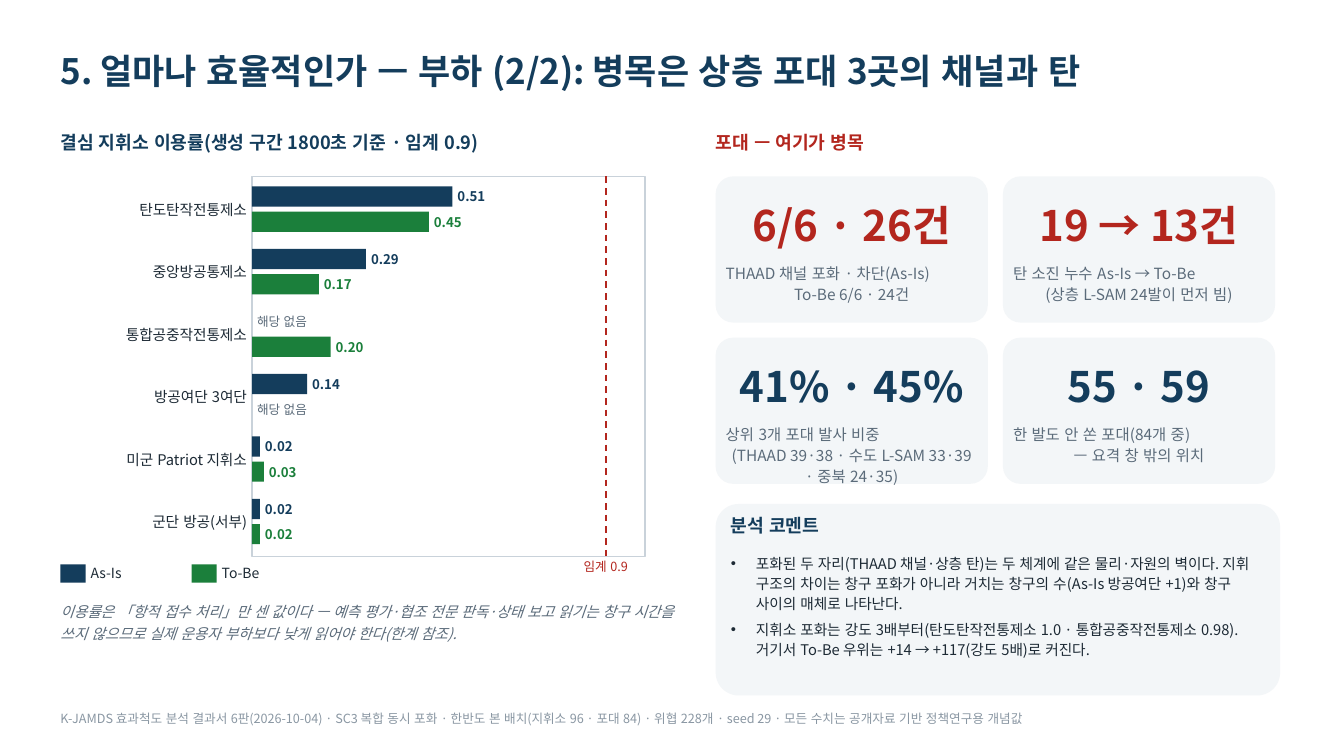
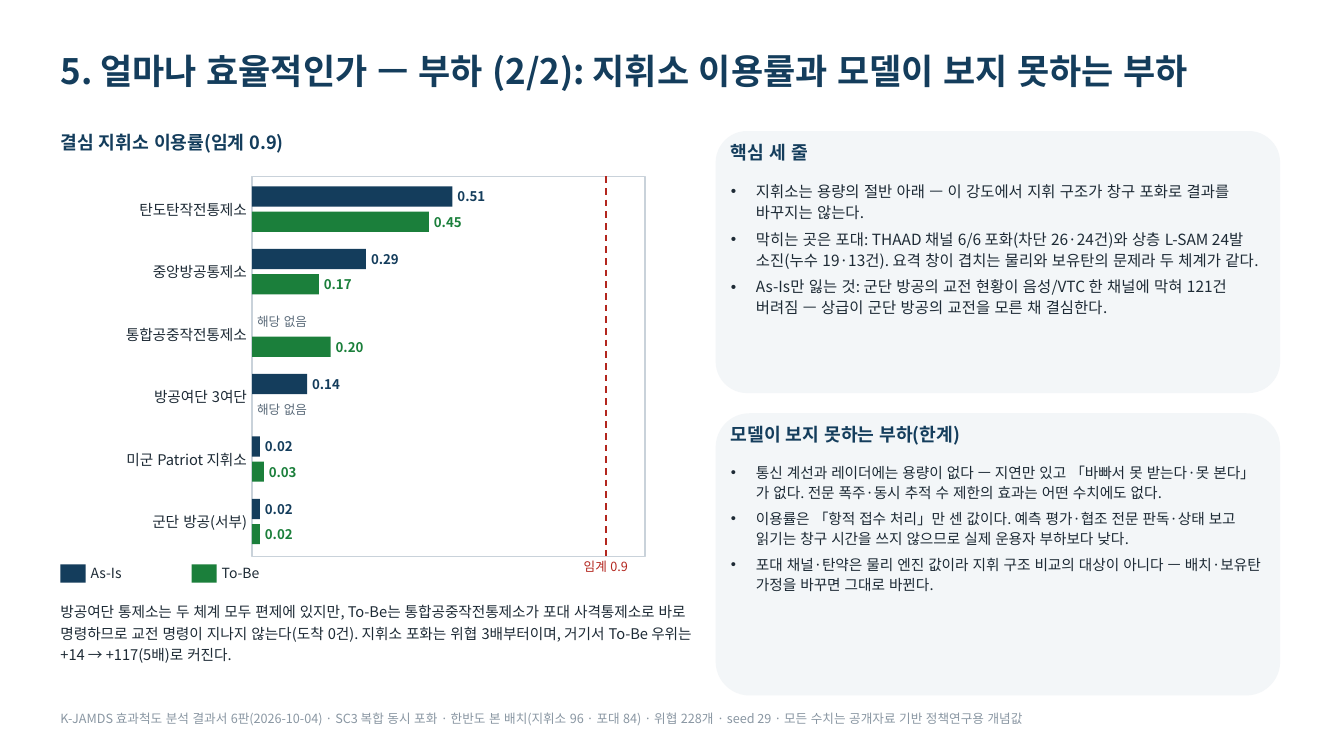
Before and after one commit to DaehyunY00/Air_Defense, a slide deck: slide 9 of K-JAMDS_효과척도_발표정리본.pptx. Drawn at 1344x756 pixels with LibreOffice and Linux fonts; fonts in the diff are those of the drawing. Boxes give left, top, right and bottom in pixels: in the first picture for what was removed or moved away, otherwise in the second. Text is boxed around its words. In the diff, an @@ line names an element or a change of style, - is before the commit and + after.

```diff
--- a/K-JAMDS_효과척도_발표정리본.pptx
+++ b/K-JAMDS_효과척도_발표정리본.pptx
@@ text at (x1=60, y1=54, x2=1188, y2=91): text changed @@
-5. 얼마나 효율적인가 — 부하 (2/2): 병목은 상층 포대 3곳의 채널과 탄
+5. 얼마나 효율적인가 — 부하 (2/2): 지휘소 이용률과 모델이 보지 못하는 부하
@@ text at (x1=60, y1=133, x2=283, y2=153): text changed @@
-결심 지휘소 이용률(생성 구간 1800초 기준 · 임계 0.9)
+결심 지휘소 이용률(임계 0.9)
@@ rounded rectangle resized from (x1=716, y1=176, x2=988, y2=323) to (x1=716, y1=131, x2=1280, y2=393) @@
@@ text removed at (x1=716, y1=133, x2=864, y2=151) @@
-포대 — 여기가 병목
@@ text added at (x1=731, y1=143, x2=808, y2=161), 13 pt, text #143D5C, bold @@
+핵심 세 줄
@@ rounded rectangle removed at (x1=1003, y1=176, x2=1275, y2=323) @@
@@ text removed at (x1=753, y1=205, x2=950, y2=249) @@
-6/6 · 26건
@@ text removed at (x1=1040, y1=205, x2=1238, y2=244) @@
-19 → 13건
@@ text at (x1=756, y1=232, x2=1258, y2=315): text changed; text colour #5B6B7A to #1D2A35 @@
-THAAD 채널 포화 · 차단(As-Is)
-To-Be 6/6 · 24건
+• 지휘소는 용량의 절반 아래 — 이 강도에서 지휘 구조가 창구 포화로 결과를 바꾸지는 않는다.
+• 막히는 곳은 포대: THAAD 채널 6/6 포화(차단 26·24건)와 상층 L-SAM 24발 소진(누수 19·13건). 요격 창이 겹치는 물리와 보유탄의 문제라 두 체계가 같다.
+• As-Is만 잃는 것: 군단 방공의 교전 현황이 음성/VTC 한 채널에 막혀 121건 버려짐 — 상급이 군단 방공의 교전을 모른 채 결심한다.
@@ text removed at (x1=1013, y1=266, x2=1232, y2=303) @@
-탄 소진 누수 As-Is → To-Be
-(상층 L-SAM 24발이 먼저 빔)
@@ rounded rectangle removed at (x1=716, y1=338, x2=988, y2=484) @@
@@ rounded rectangle removed at (x1=1003, y1=338, x2=1275, y2=484) @@
@@ text removed at (x1=740, y1=370, x2=964, y2=403) @@
-41% · 45%
@@ text removed at (x1=1068, y1=370, x2=1211, y2=403) @@
-55 · 59
@@ rounded rectangle resized from (x1=716, y1=504, x2=1280, y2=696) to (x1=716, y1=413, x2=1280, y2=696) @@
@@ text removed at (x1=726, y1=427, x2=972, y2=485) @@
-상위 3개 포대 발사 비중
-(THAAD 39·38 · 수도 L-SAM 33·39 · 중북 24·35)
@@ text added at (x1=731, y1=425, x2=960, y2=445), 13 pt, text #143D5C, bold @@
+모델이 보지 못하는 부하(한계)
@@ text removed at (x1=1013, y1=427, x2=1204, y2=462) @@
-한 발도 안 쏜 포대(84개 중)
-— 요격 창 밖의 위치
@@ text added at (x1=756, y1=465, x2=1261, y2=591), 10.5 pt, text #1D2A35 @@
+• 통신 계선과 레이더에는 용량이 없다 — 지연만 있고 「바빠서 못 받는다·못 본다」가 없다. 전문 폭주·동시 추적 수 제한의 효과는 어떤 수치에도 없다.
+• 이용률은 「항적 접수 처리」만 센 값이다. 예측 평가·협조 전문 판독·상태 보고 읽기는 창구 시간을 쓰지 않으므로 실제 운용자 부하보다 낮다.
+• 포대 채널·탄약은 물리 엔진 값이라 지휘 구조 비교의 대상이 아니다 — 배치·보유탄 가정을 바꾸면 그대로 바뀐다.
@@ text removed at (x1=731, y1=516, x2=819, y2=534) @@
-분석 코멘트
@@ text removed at (x1=756, y1=557, x2=1249, y2=658) @@
-• 포화된 두 자리(THAAD 채널·상층 탄)는 두 체계에 같은 물리·자원의 벽이다. 지휘 구조의 차이는 창구 포화가 아니라 거치는 창구의 수(As-Is 방공여단 +1)와 창구 사이의 매체로 나타난다.
-• 지휘소 포화는 강도 3배부터(탄도탄작전통제소 1.0 · 통합공중작전통제소 0.98). 거기서 To-Be 우위는 +14 → +117(강도 5배)로 커진다.
@@ text at (x1=60, y1=604, x2=691, y2=663): text changed; text colour #5B6B7A to #1D2A35; italic off @@
-이용률은 「항적 접수 처리」만 센 값이다 — 예측 평가·협조 전문 판독·상태 보고 읽기는 창구 시간을 쓰지 않으므로 실제 운용자 부하보다 낮게 읽어야 한다(한계 참조).
+방공여단 통제소는 두 체계 모두 편제에 있지만, To-Be는 통합공중작전통제소가 포대 사격통제소로 바로 명령하므로 교전 명령이 지나지 않는다(도착 0건). 지휘소 포화는 위협 3배부터이며, 거기서 To-Be 우위는 +14 → +117(5배)로 커진다.
```
Also in this commit, not shown: 1 other slide changed, 2 other files.
